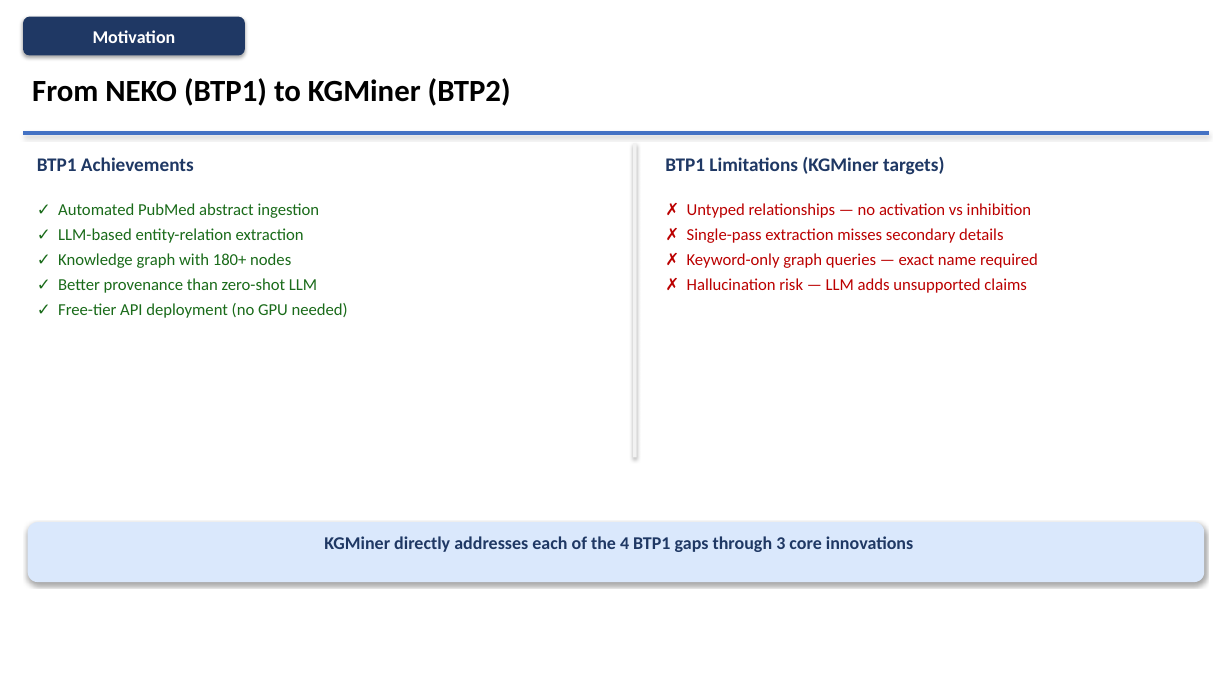
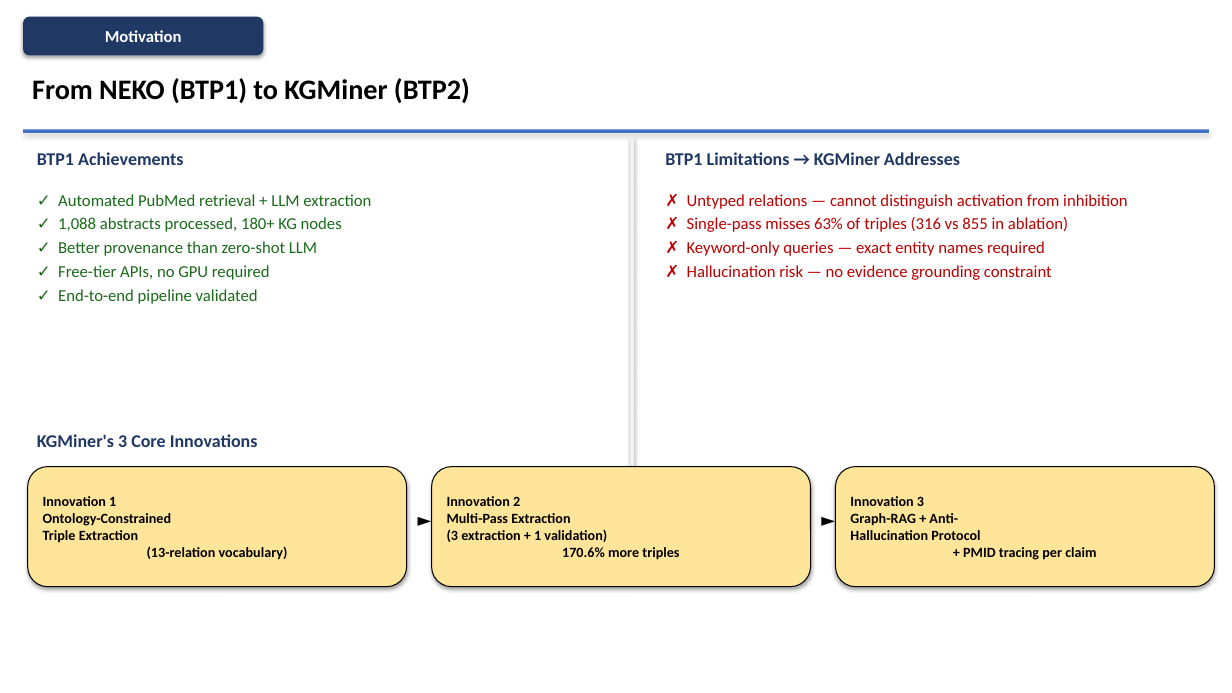
Before and after one commit to Up14/NEKO_PAPER, a slide deck: slide 4 of BTP2_KGMiner.pptx. Drawn at 1232x693 pixels with LibreOffice and Linux fonts; fonts in the diff are those of the drawing. Boxes give left, top, right and bottom in pixels: in the first picture for what was removed or moved away, otherwise in the second. Text is boxed around its words. In the diff, an @@ line names an element or a change of style, - is before the commit and + after.

```diff
--- a/BTP2_KGMiner.pptx
+++ b/BTP2_KGMiner.pptx
@@ rounded rectangle "Motivation" resized from (x1=23, y1=17, x2=245, y2=55) to (x1=23, y1=17, x2=263, y2=55) @@
@@ rounded rectangle "Motivation" at (x1=23, y1=17, x2=263, y2=55): size 14 to 13 pt @@
@@ text "From NEKO (BTP1) to KGMiner ..." at (x1=32, y1=78, x2=470, y2=103): size 24 to 22 pt @@
@@ text "BTP1 Achievements" at (x1=37, y1=152, x2=183, y2=165): size 15 to 14 pt @@
@@ rectangle resized from (x1=633, y1=143, x2=637, y2=457) to (x1=630, y1=139, x2=634, y2=467) @@
@@ text at (x1=665, y1=152, x2=960, y2=165): text changed; size 15 to 14 pt @@
-BTP1 Limitations (KGMiner targets)
+BTP1 Limitations → KGMiner Addresses
@@ text "✓ Automated PubMed retrieval + ..." moved from (x1=58, y1=203, x2=348, y2=318) to (x1=58, y1=194, x2=371, y2=304) @@
@@ text at (x1=58, y1=194, x2=371, y2=232): text changed @@
-✓ Automated PubMed abstract ingestion
-✓ LLM-based entity-relation extraction
-✓ Knowledge graph with 180+ nodes
+✓ Automated PubMed retrieval + LLM extraction
+✓ 1,088 abstracts processed, 180+ KG nodes
@@ text at (x1=687, y1=194, x2=1128, y2=280): text changed @@
-✗ Untyped relationships — no activation vs inhibition
-✗ Single-pass extraction misses secondary details
-✗ Keyword-only graph queries — exact name required
-✗ Hallucination risk — LLM adds unsupported claims
+✗ Untyped relations — cannot distinguish activation from inhibition
+✗ Single-pass misses 63% of triples (316 vs 855 in ablation)
+✗ Keyword-only queries — exact entity names required
+✗ Hallucination risk — no evidence grounding constraint
@@ text at (x1=58, y1=265, x2=270, y2=304): text changed @@
-✓ Free-tier API deployment (no GPU needed)
+✓ Free-tier APIs, no GPU required
+✓ End-to-end pipeline validated
@@ text at (x1=58, y1=241, x2=317, y2=256): less space between paragraphs @@
@@ text at (x1=37, y1=434, x2=258, y2=447): text changed @@
-KGMiner directly addresses each of the 4 BTP1 gaps through 3 core innovations
+KGMiner's 3 Core Innovations
@@ rounded rectangle added at (x1=28, y1=467, x2=407, y2=587), fill #FFE599, outline #000000 0.8 pt, 11 pt, text #000000, bold @@
+Innovation 1
+Ontology-Constrained
+Triple Extraction
+(13-relation vocabulary)
@@ rounded rectangle added at (x1=432, y1=467, x2=811, y2=587), fill #FFE599, outline #000000 0.8 pt, 11 pt, text #000000, bold @@
+Innovation 2
+Multi-Pass Extraction
+(3 extraction + 1 validation)
+170.6% more triples
@@ rounded rectangle added at (x1=836, y1=467, x2=1214, y2=587), fill #FFE599, outline #000000 0.8 pt, 11 pt, text #000000, bold @@
+Innovation 3
+Graph-RAG + Anti-
+Hallucination Protocol
++ PMID tracing per claim
@@ text added at (x1=409, y1=504, x2=436, y2=555), 14 pt, text #000000 @@
+►
@@ text added at (x1=812, y1=504, x2=840, y2=555), 14 pt, text #000000 @@
+►
@@ rounded rectangle removed at (x1=28, y1=522, x2=1204, y2=582) @@
```
Also in this commit, not shown: 6 other slides changed, 16 slides added, 10 slides removed, 1 other file.
